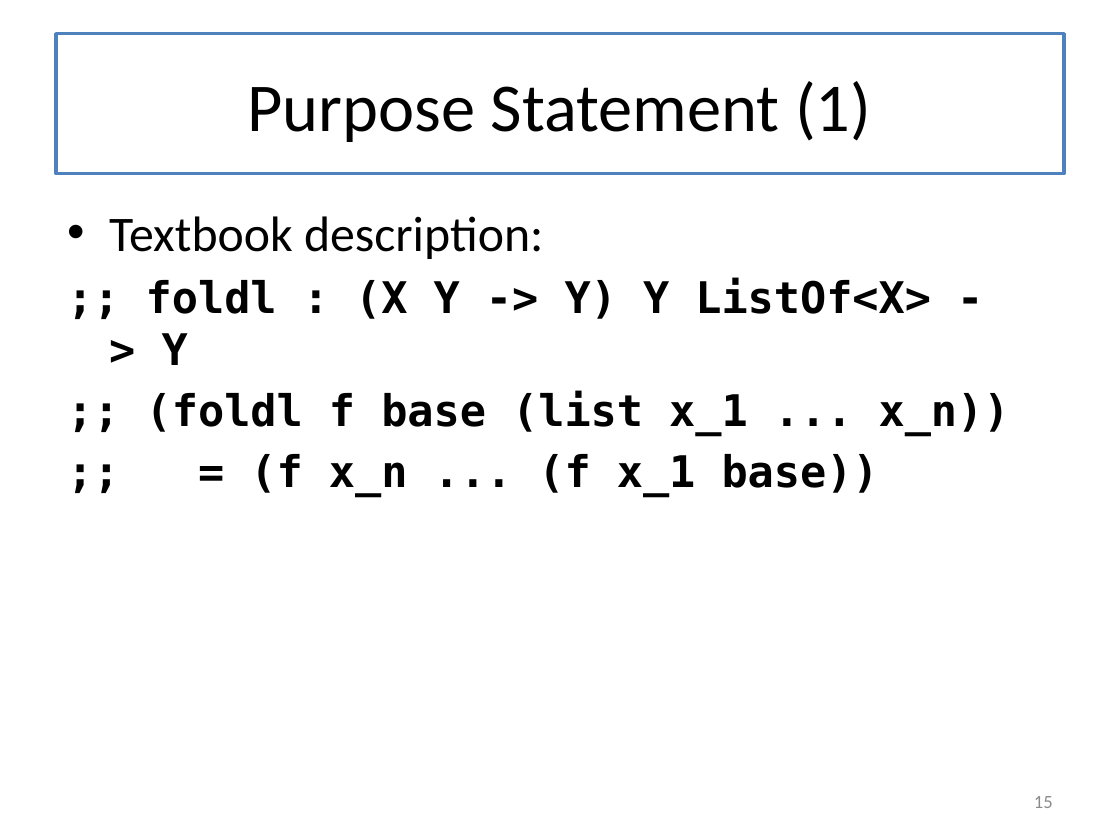
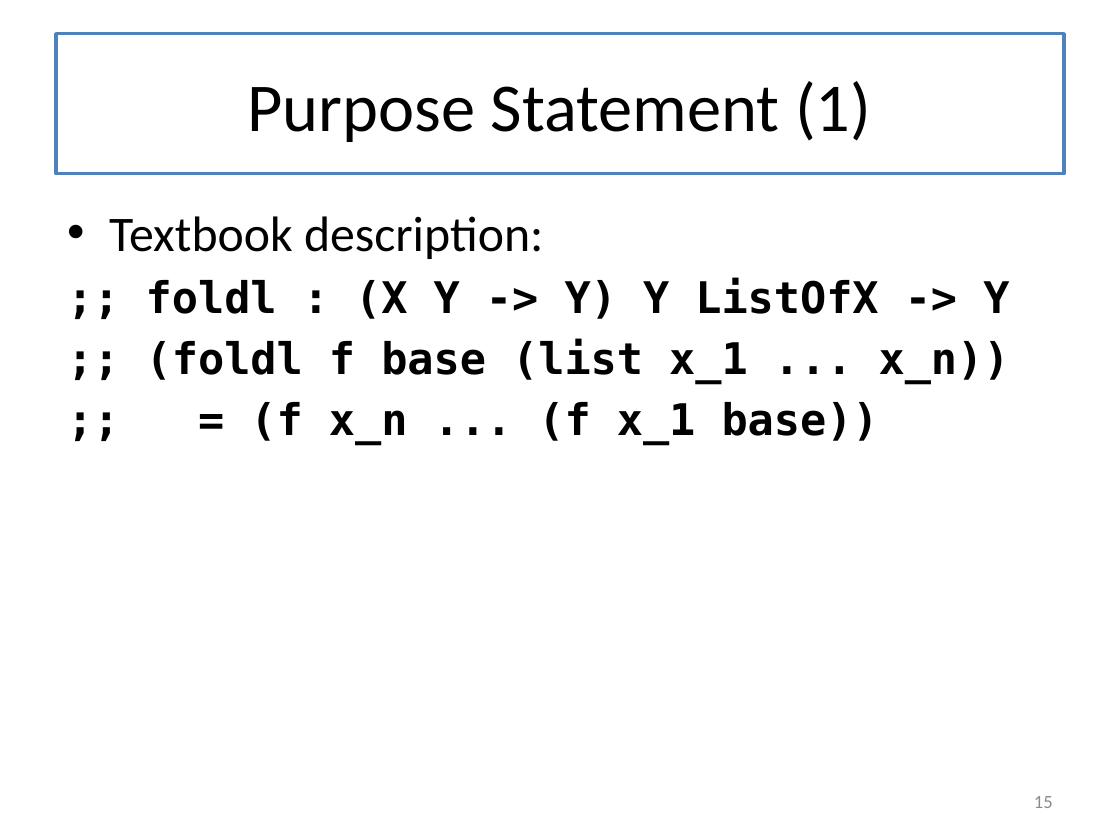
Before and after one commit to mwand/cs5010f16, a slide deck: slide 15 of Slides/Lesson 7.5 Foldr and Foldl.pptx. Drawn at 1120x840 pixels with LibreOffice and Linux fonts; fonts in the diff are those of the drawing. Boxes give left, top, right and bottom in pixels: in the first picture for what was removed or moved away, otherwise in the second. Text is boxed around its words. In the diff, an @@ line names an element or a change of style, - is before the commit and + after.

```diff
--- a/Slides/Lesson 7.5 Foldr and Foldl.pptx
+++ b/Slides/Lesson 7.5 Foldr and Foldl.pptx
@@ text at box(146, 278, 1009, 319): text changed @@
-;; foldl : (X Y -> Y) Y ListOf<X> -> Y
+;; foldl : (X Y -> Y) Y ListOfX -> Y
```
Also in this commit, not shown: 2 other slides changed, 3 other files.
